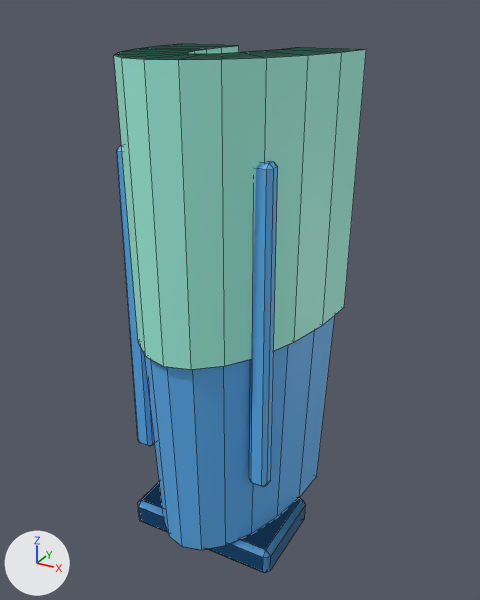
The Blender file viewer/assets/armor-parts/right_forearm/source/right_forearm.blend, before and after one commit.
Camera for both pictures: a camera (50 mm lens) standing at (0.156, -0.262, 0.138) and looking at (0.008, 0.008, 0.003). Arrows for +X, +Y and +Z are at lower left; the lights stay in place. The picture after the commit comes second. Mesh edges are drawn as thin lines.

Before the edit, the objects in view are built like this:
```python
me_armor_left_forearm_v001 = bpy.data.meshes.new('armor_left_forearm_v001')
me_armor_left_forearm_v001.from_pydata(...)  # 176 vertices, 178 faces; spans x -0.05..0.05, y -0.051..0.051, z -0.136..0.121
# faces by material slot: [70, 108]
me_armor_left_forearm_v001.materials.append(mat_armor_base_surface)  # cyan #a3f7e3
me_armor_left_forearm_v001.materials.append(mat_armor_accent)  # blue #5cb0f1
me_armor_right_forearm_v001 = bpy.data.meshes.new('armor_right_forearm_v001')
me_armor_right_forearm_v001.from_pydata(...)  # 176 vertices, 178 faces; spans x -0.05..0.05, y -0.051..0.051, z -0.136..0.121
# faces by material slot: [70, 108]
me_armor_right_forearm_v001.materials.append(mat_armor_base_surface)  # cyan #a3f7e3
me_armor_right_forearm_v001.materials.append(mat_armor_accent)  # blue #5cb0f1
ob_armor_left_forearm_v001 = bpy.data.objects.new('armor_left_forearm_v001', me_armor_left_forearm_v001)
ob_armor_left_forearm_v001.location = (0.0, 0.0, 0.0)
ob_armor_right_forearm_v001 = bpy.data.objects.new('armor_right_forearm_v001', me_armor_right_forearm_v001)
ob_armor_right_forearm_v001.location = (0.0, 0.0, 0.0)
```
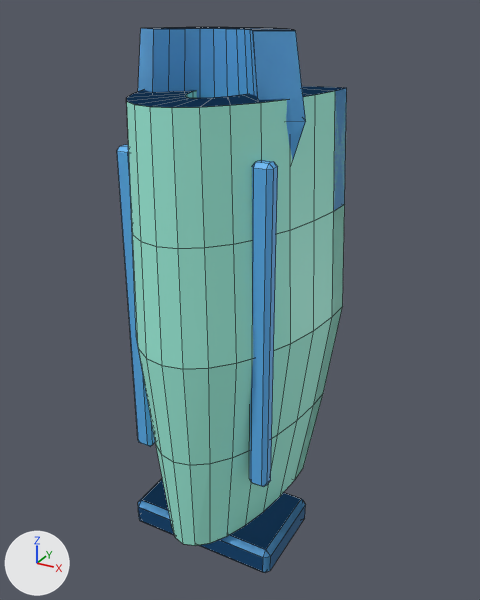
Where the change shows, as pixel boxes [x1, y1, x2, y2] in the pictures (480 x 600 px):
```json
{"object": "armor_left_forearm_v001", "change": "reshaped", "before": [115, 44, 366, 573], "after": [126, 27, 347, 573], "on screen": "12% narrower"}
{"object": "armor_right_forearm_v001", "change": "reshaped", "before": [114, 44, 359, 572], "after": [117, 27, 347, 572], "on screen": "6% narrower"}
{"part": 1, "of": "me_armor_left_forearm_v001", "change": "rebuilt", "before": [115, 44, 366, 370], "after": [126, 86, 347, 546], "on screen": "12% narrower, 41% taller"}
{"part": 2, "of": "me_armor_left_forearm_v001", "change": "added", "after": [138, 27, 305, 122], "on screen": "blue"}
{"part": 3, "of": "me_armor_left_forearm_v001", "change": "deleted", "before": [167, 315, 335, 550]}
{"part": 4, "of": "me_armor_right_forearm_v001", "change": "rebuilt", "before": [114, 44, 359, 369], "after": [126, 86, 347, 543], "on screen": "10% narrower, 40% taller"}
{"part": 5, "of": "me_armor_right_forearm_v001", "change": "added", "after": [138, 27, 306, 160], "on screen": "blue"}
{"part": 6, "of": "me_armor_right_forearm_v001", "change": "deleted", "before": [145, 357, 182, 546]}
```

Scene script edits in JSON lines:
```json
{"block": "me_armor_left_forearm_v001", "where": "# used by ob_armor_left_forearm_v001; location = (0.0, 0.0, 0.0)"}
{"op": "remove", "block": "me_armor_left_forearm_v001", "code": "me_armor_left_forearm_v001.from_pydata(...)  # 176 vertices, 178 faces; spans x -0.05..0.05, y -0.051..0.051, z -0.136..0.121"}
{"op": "add", "block": "me_armor_left_forearm_v001", "code": "me_armor_left_forearm_v001.from_pydata(...)  # 308 vertices, 310 faces; spans x -0.047..0.047, y -0.05..0.05, z -0.136..0.13"}
{"block": "me_armor_left_forearm_v001", "change": "me_armor_left_forearm_v001 part 1: the loose piece of 52 vertices spanning x -0.05..0.05, y -0.051..0.051, z -0.009..0.121 is rebuilt with 170 vertices and now spans x -0.047..0.047, y -0.05..0.05, z -0.12..0.104"}
{"block": "me_armor_left_forearm_v001", "change": "me_armor_left_forearm_v001 part 2: a new loose piece of 66 vertices spanning x -0.043..0.043, y -0.011..0.031, z 0.06..0.13, in mat_armor_accent (blue #5cb0f1)"}
{"block": "me_armor_left_forearm_v001", "change": "me_armor_left_forearm_v001 part 3: the loose piece of 52 vertices spanning x -0.045..0.045, y -0.047..0.047, z -0.121..-0.001 is deleted"}
{"block": "me_armor_right_forearm_v001", "where": "# used by ob_armor_right_forearm_v001; location = (0.0, 0.0, 0.0)"}
{"op": "remove", "block": "me_armor_right_forearm_v001", "code": "me_armor_right_forearm_v001.from_pydata(...)  # 176 vertices, 178 faces; spans x -0.05..0.05, y -0.051..0.051, z -0.136..0.121"}
{"op": "add", "block": "me_armor_right_forearm_v001", "code": "me_armor_right_forearm_v001.from_pydata(...)  # 308 vertices, 310 faces; spans x -0.047..0.047, y -0.05..0.05, z -0.136..0.13"}
{"block": "me_armor_right_forearm_v001", "change": "me_armor_right_forearm_v001 part 4: the loose piece of 52 vertices spanning x -0.05..0.05, y -0.051..0.051, z -0.009..0.121 is rebuilt with 170 vertices and now spans x -0.047..0.047, y -0.05..0.05, z -0.12..0.104"}
{"block": "me_armor_right_forearm_v001", "change": "me_armor_right_forearm_v001 part 5: a new loose piece of 66 vertices spanning x -0.043..0.043, y -0.011..0.031, z 0.06..0.13, in mat_armor_accent (blue #5cb0f1)"}
{"block": "me_armor_right_forearm_v001", "change": "me_armor_right_forearm_v001 part 6: the loose piece of 52 vertices spanning x -0.045..0.045, y -0.047..0.047, z -0.121..-0.001 is deleted"}
```
